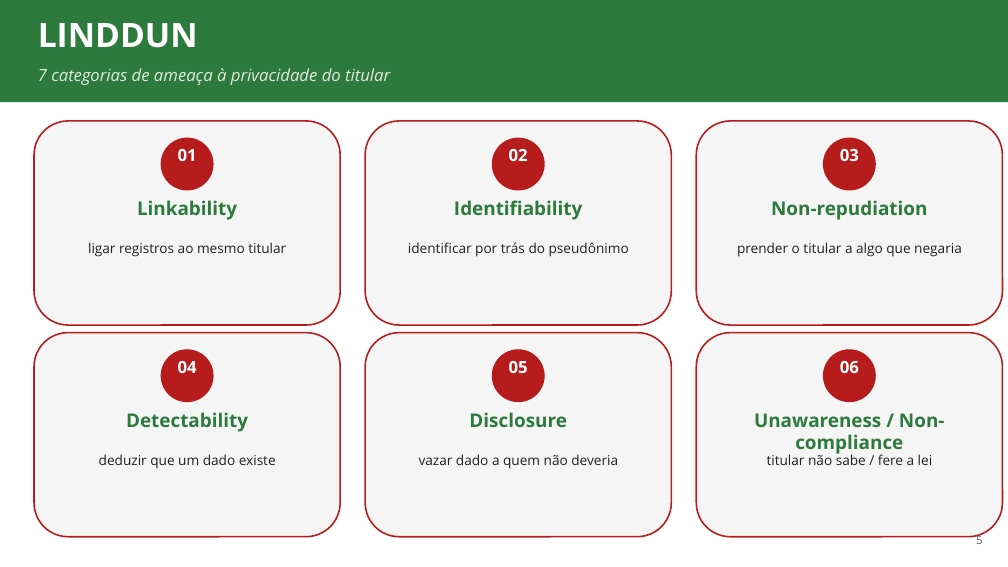
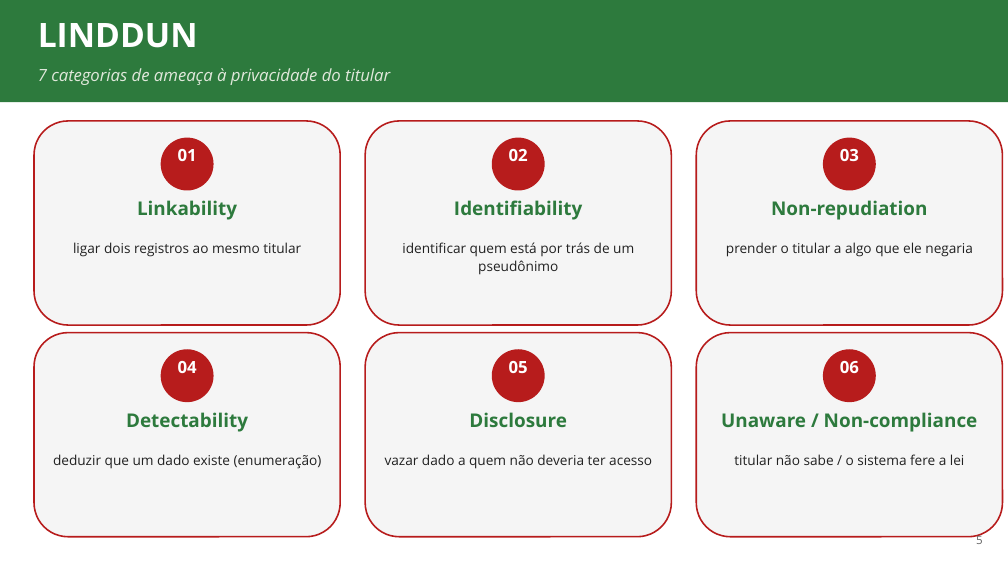
Before and after one commit to ads-sapucaia-ssc/SSC, a slide deck: slide 5 of aulas/aula-04-privacidade-linddun.pptx. Drawn at 1008x567 pixels with LibreOffice and Linux fonts; fonts in the diff are those of the drawing. Boxes give left, top, right and bottom in pixels: in the first picture for what was removed or moved away, otherwise in the second. Text is boxed around its words. In the diff, an @@ line names an element or a change of style, - is before the commit and + after.

```diff
--- a/aulas/aula-04-privacidade-linddun.pptx
+++ b/aulas/aula-04-privacidade-linddun.pptx
@@ text at (73,242,301,257): text changed @@
-ligar registros ao mesmo titular
+ligar dois registros ao mesmo titular
@@ text at (402,242,634,275): text changed @@
-identificar por trás do pseudônimo
+identificar quem está por trás de um pseudônimo
@@ text at (726,242,973,257): text changed @@
-prender o titular a algo que negaria
+prender o titular a algo que ele negaria
@@ text at (721,412,978,432): text changed @@
-Unawareness / Non-compliance
+Unaware / Non-compliance
@@ text at (53,454,322,469): text changed @@
-deduzir que um dado existe
+deduzir que um dado existe (enumeração)
@@ text at (385,454,652,469): text changed @@
-vazar dado a quem não deveria
+vazar dado a quem não deveria ter acesso
@@ text at (734,454,965,465): text changed @@
-titular não sabe / fere a lei
+titular não sabe / o sistema fere a lei
```
Also in this commit, not shown: 4 other slides changed, 1 slide added, 10 other files.
